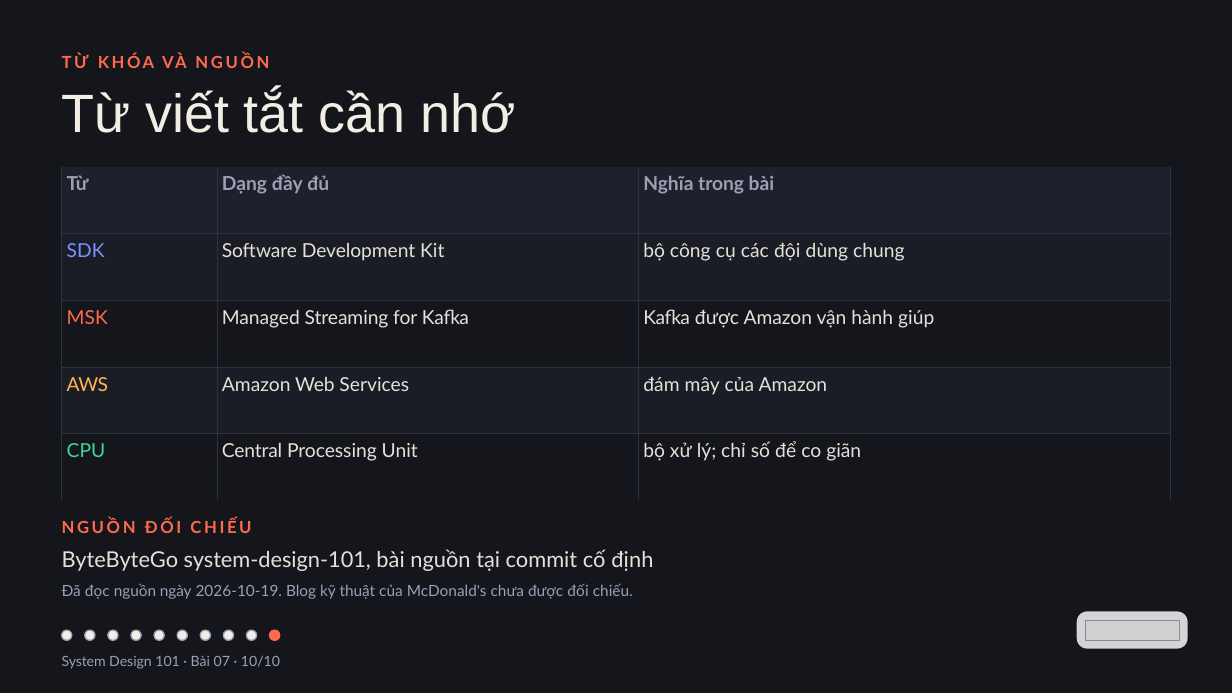
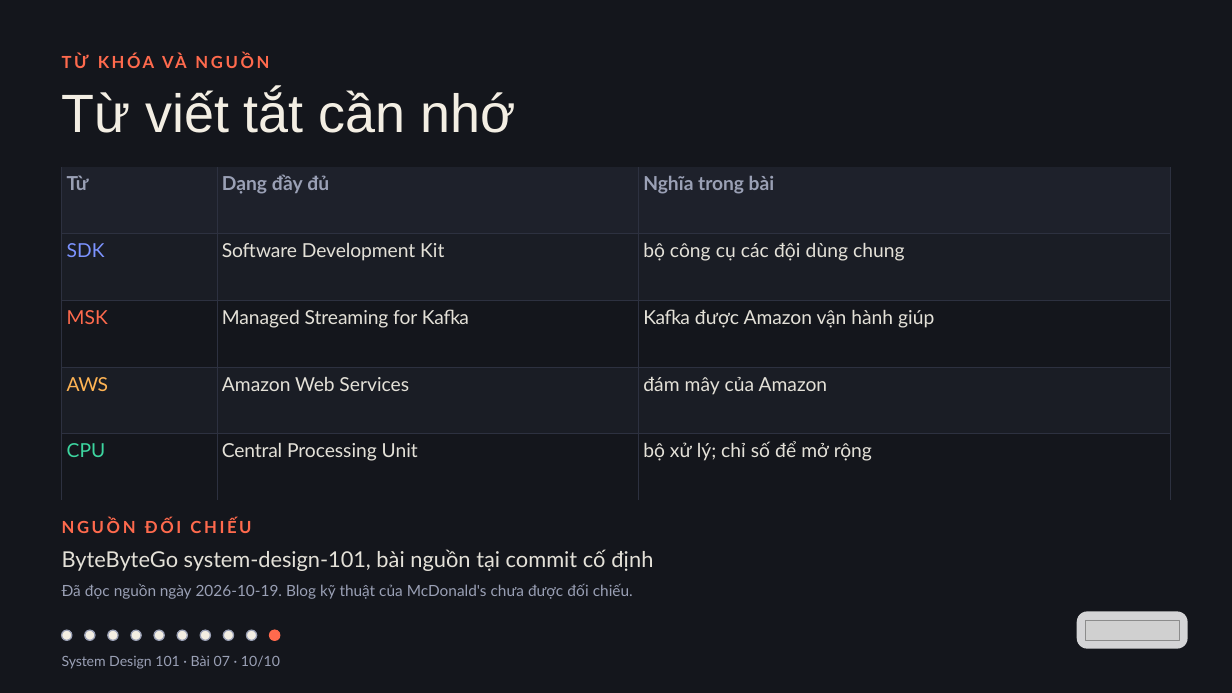
Before and after one commit to vohoailinh90/tool-marketing-studio, a slide deck: slide 10 of system-design-101/vi/lessons/sd-02-007/slides/sd-02-007.pptx. Drawn at 1232x693 pixels with LibreOffice and Linux fonts; fonts in the diff are those of the drawing; grey boxes stand for pictures. Boxes give left, top, right and bottom in pixels: in the first picture for what was removed or moved away, otherwise in the second. Text is boxed around its words. In the diff, an @@ line names an element or a change of style, - is before the commit and + after.

```diff
--- a/system-design-101/vi/lessons/sd-02-007/slides/sd-02-007.pptx
+++ b/system-design-101/vi/lessons/sd-02-007/slides/sd-02-007.pptx
@@ table at (62, 167, 1170, 465) @@
-row 5, column 3: bộ xử lý; chỉ số để co giãn
+row 5, column 3: bộ xử lý; chỉ số để mở rộng
```
Also in this commit, not shown: 2 other slides changed, 8 other files.
